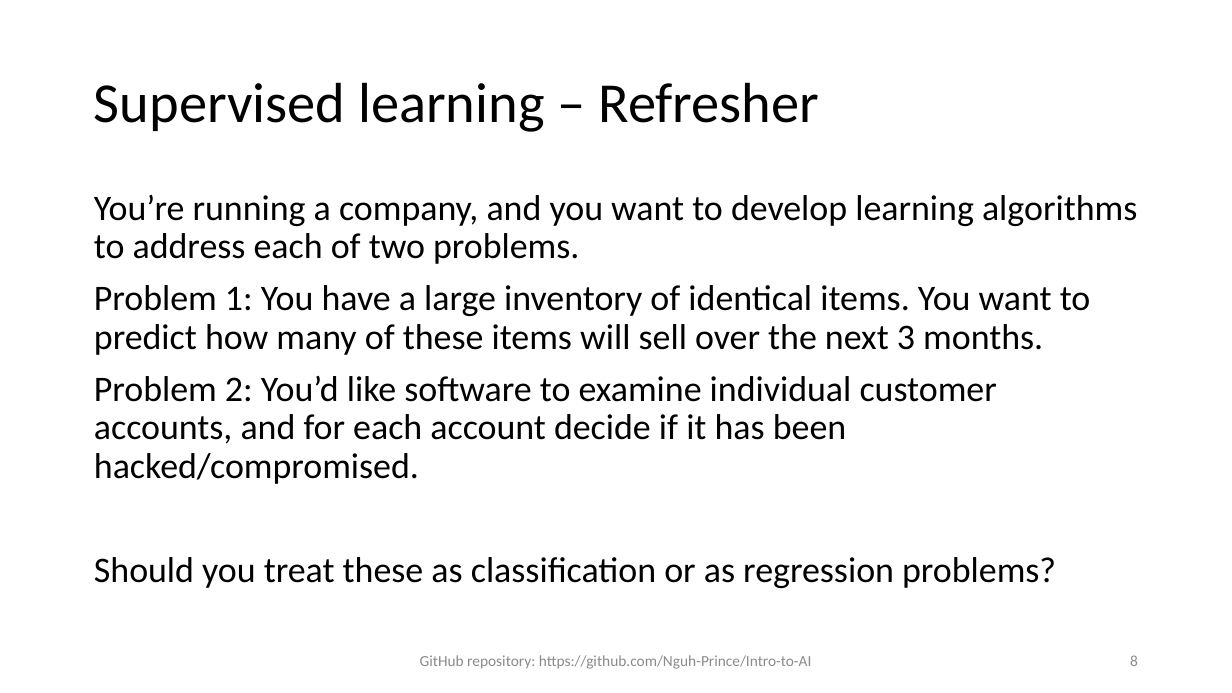
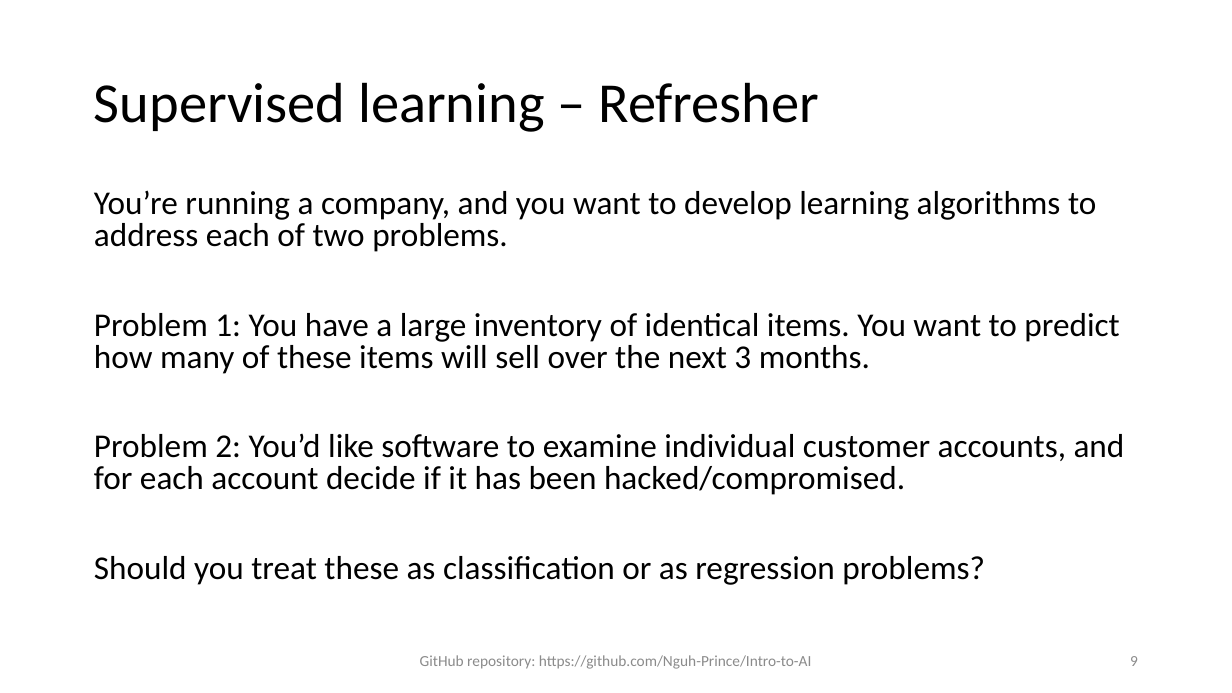
Before and after one commit to Nguh-Prince/Intro-to-AI, a slide deck: slide 9 of Chapter V - Learning/Chapter V Learning.pptx (slide 8 before the commit). Drawn at 1232x693 pixels with LibreOffice and Linux fonts; fonts in the diff are those of the drawing. Boxes give left, top, right and bottom in pixels: in the first picture for what was removed or moved away, otherwise in the second. Text is boxed around its words. In the diff, an @@ line names an element or a change of style, - is before the commit and + after.

Commit message:
Added logistic regression and gradient descent to Ch V

```diff
--- a/Chapter V - Learning/Chapter V Learning.pptx
+++ b/Chapter V - Learning/Chapter V Learning.pptx
@@ text "You’re running a company, and ..." at (94, 190, 1125, 585): size 28 to 25.9 pt; line spacing 0.9 to 0.8 @@
@@ page number at (1130, 656, 1138, 666): text changed @@
-8
+9
```
Also in this commit, not shown: 8 slides added, 1 other file.
